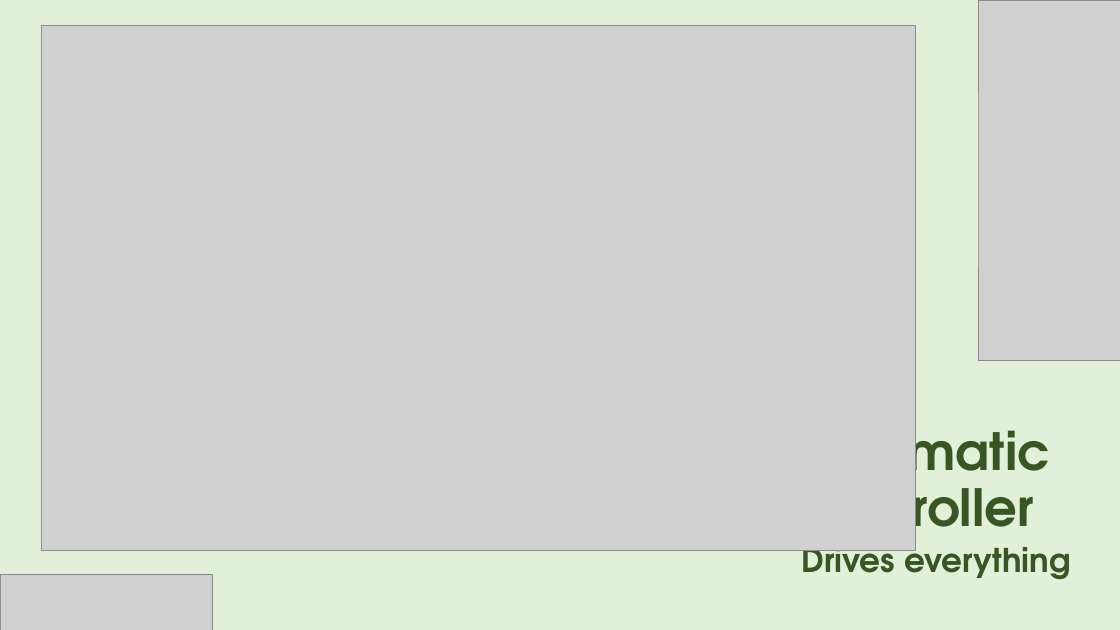
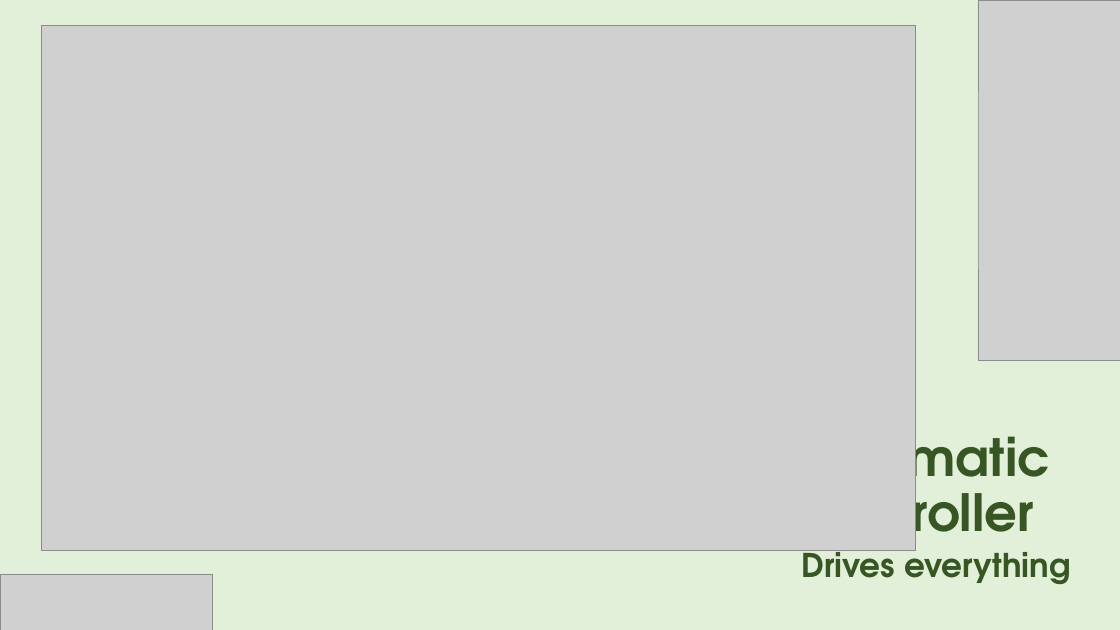
Before and after one commit to AsphodelRem/tv-tennis, a slide deck: slide 8 of presentation.pptx. Drawn at 1120x630 pixels with LibreOffice and Linux fonts; fonts in the diff are those of the drawing; grey boxes stand for pictures. Boxes give left, top, right and bottom in pixels: in the first picture for what was removed or moved away, otherwise in the second. Text is boxed around its words. In the diff, an @@ line names an element or a change of style, - is before the commit and + after.

```diff
--- a/presentation.pptx
+++ b/presentation.pptx
@@ title "Kinematic controller": place and size @@
-title "Kinematic controller" at <box>800,414,1050,548</box>
+title "Kinematic controller" at <box>800,420,1050,553</box>
@@ text "Drives everything": place and size @@
-text "Drives everything" at <box>801,536,1071,579</box>
+text "Drives everything" at <box>801,542,1071,584</box>
```
Also in this commit, not shown: 9 other slides changed.
